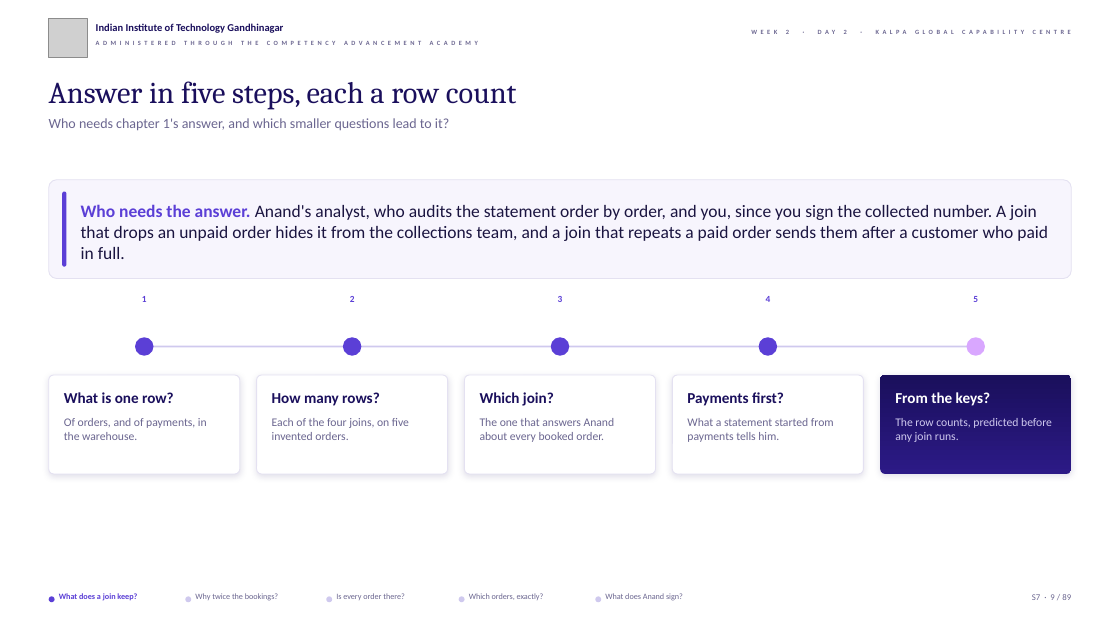
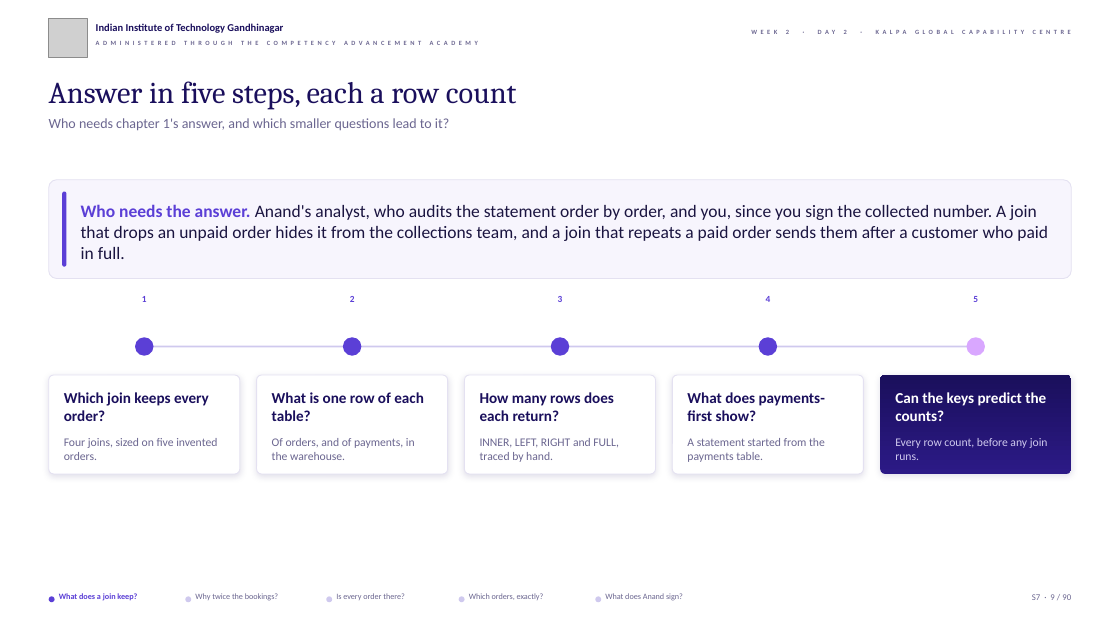
Before and after one commit to fde-academy-lab/c2-content-factory, a slide deck: slide 9 of content/W02/D2/slides/C2_W02_D02_half1_STUDENT.pptx. Drawn at 1120x630 pixels with LibreOffice and Linux fonts; fonts in the diff are those of the drawing; grey boxes stand for pictures; background and template pictures are left out. Boxes give left, top, right and bottom in pixels: in the first picture for what was removed or moved away, otherwise in the second. Text is boxed around its words. In the diff, an @@ line names an element or a change of style, - is before the commit and + after.

```diff
--- a/content/W02/D2/slides/C2_W02_D02_half1_STUDENT.pptx
+++ b/content/W02/D2/slides/C2_W02_D02_half1_STUDENT.pptx
@@ text at [64, 392, 209, 421]: text changed @@
-What is one row?
+Which join keeps every order?
@@ text at [272, 392, 424, 421]: text changed @@
-How many rows?
+What is one row of each table?
@@ text at [480, 392, 614, 421]: text changed @@
-Which join?
+How many rows does each return?
@@ text at [687, 392, 825, 421]: text changed @@
-Payments first?
+What does payments-first show?
@@ text at [895, 392, 1046, 421]: text changed @@
-From the keys?
+Can the keys predict the counts?
@@ text at [64, 438, 217, 460]: text changed @@
-Of orders, and of payments, in the warehouse.
+Four joins, sized on five invented orders.
@@ text at [272, 438, 415, 460]: text changed @@
-Each of the four joins, on five invented orders.
+Of orders, and of payments, in the warehouse.
@@ text at [480, 438, 619, 462]: text changed @@
-The one that answers Anand about every booked order.
+INNER, LEFT, RIGHT and FULL, traced by hand.
@@ text at [687, 438, 825, 462]: text changed @@
-What a statement started from payments tells him.
+A statement started from the payments table.
@@ text at [895, 438, 1048, 460]: text changed @@
-The row counts, predicted before any join runs.
+Every row count, before any join runs.
```
Also in this commit, not shown: 88 other slides changed, 1 slide added, 8 other files.
